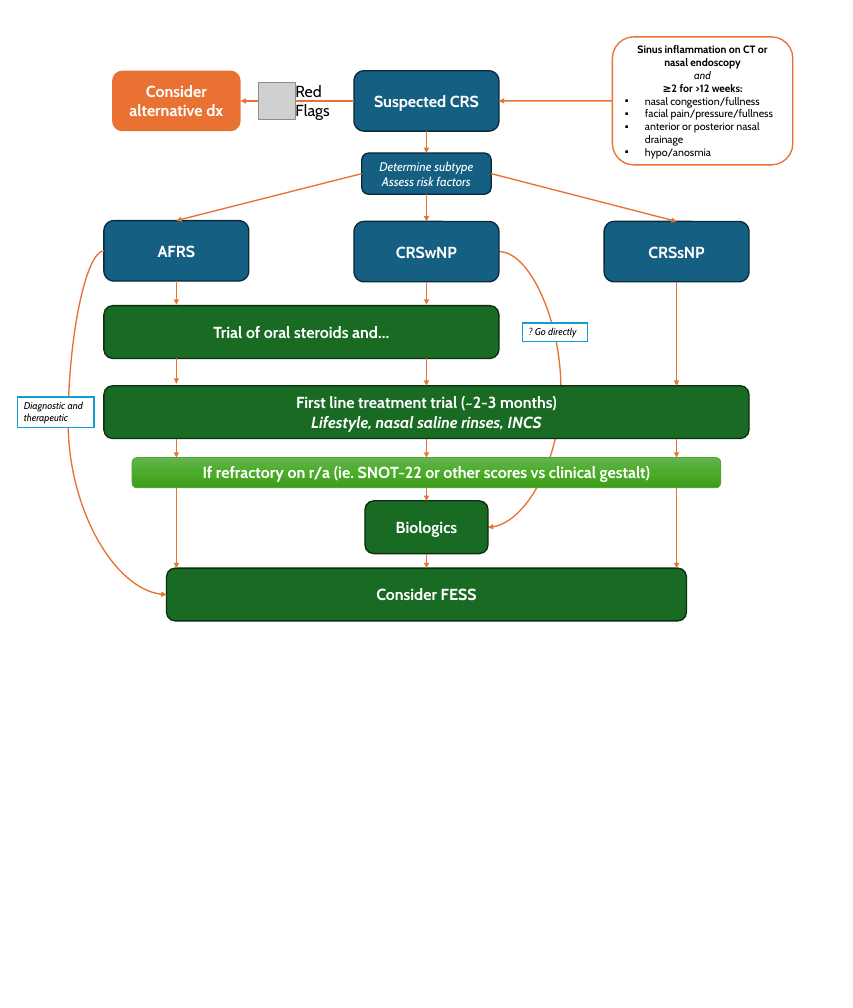
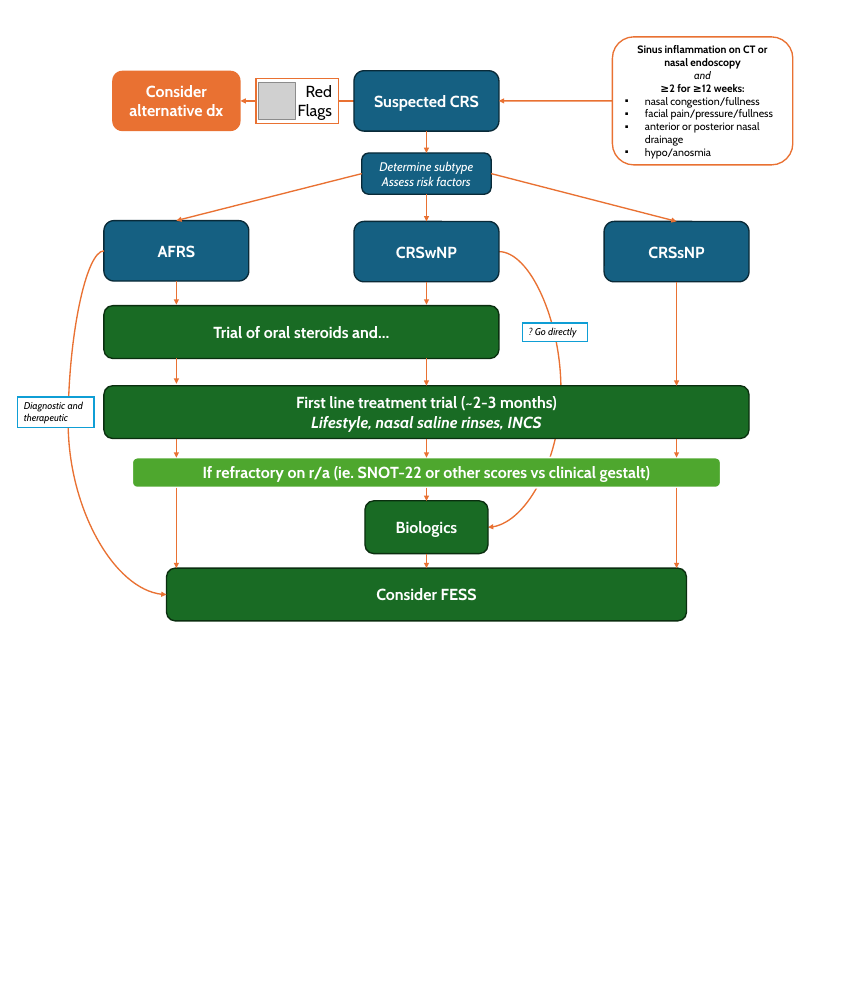
Before and after one commit to jay-joshy/allergyguide, a slide deck: slide 1 of static/topic_assets/chronic_rhinosinusitis/crs-summary.pptx. Drawn at 853x1008 pixels with LibreOffice and Linux fonts; fonts in the diff are those of the drawing; grey boxes stand for pictures. Boxes give left, top, right and bottom in pixels: in the first picture for what was removed or moved away, otherwise in the second. Text is boxed around its words. In the diff, an @@ line names an element or a change of style, - is before the commit and + after.

```diff
--- a/static/topic_assets/chronic_rhinosinusitis/crs-summary.pptx
+++ b/static/topic_assets/chronic_rhinosinusitis/crs-summary.pptx
@@ rectangle "Red": place and size @@
-rectangle "Red" at box(295, 83, 329, 120)
+rectangle "Red" at box(256, 78, 339, 124)
@@ rectangle "Red" at box(256, 78, 339, 124): alignment left to right; fill none to #FFFFFF; outline none to #E97132 1.5 pt @@
@@ text in rounded rectangle at box(669, 84, 745, 92): text changed @@
-≥2 for >12 weeks:
+≥2 for ≥12 weeks:
@@ rounded rectangle "If refractory on r/a (ie. ..." at box(132, 458, 721, 488): fill gradient #66B354 to #4BAD28 to #409F1E to #4EA72E; outline #4EA72E 1 pt to #FFFFFF 2 pt @@
```
Also in this commit, not shown: 2 other files.
